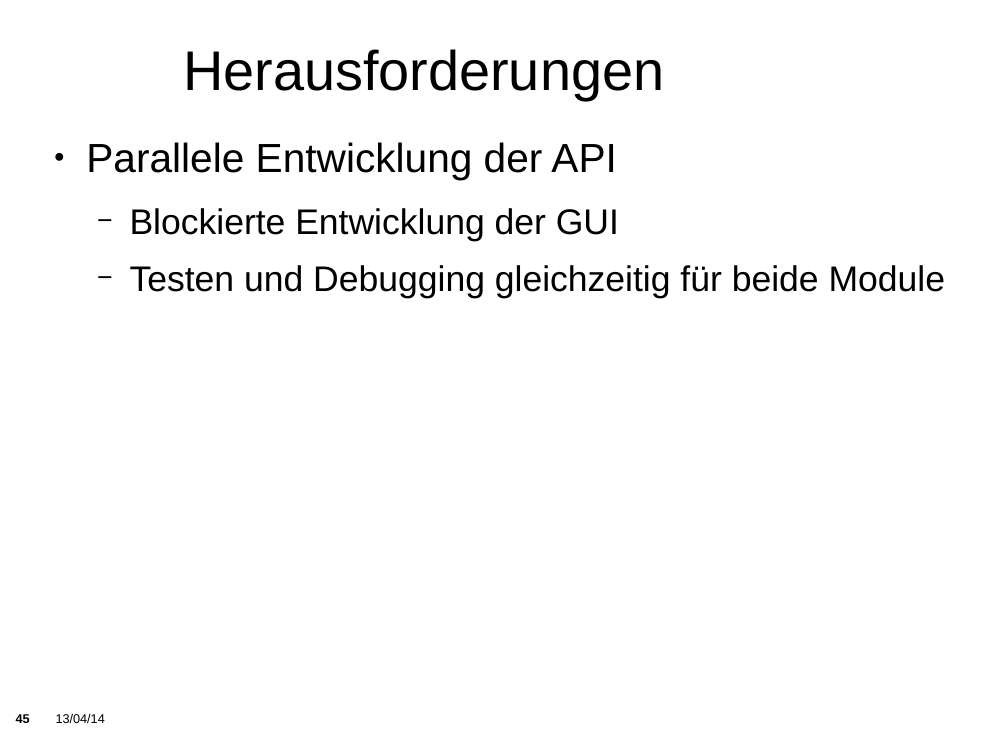
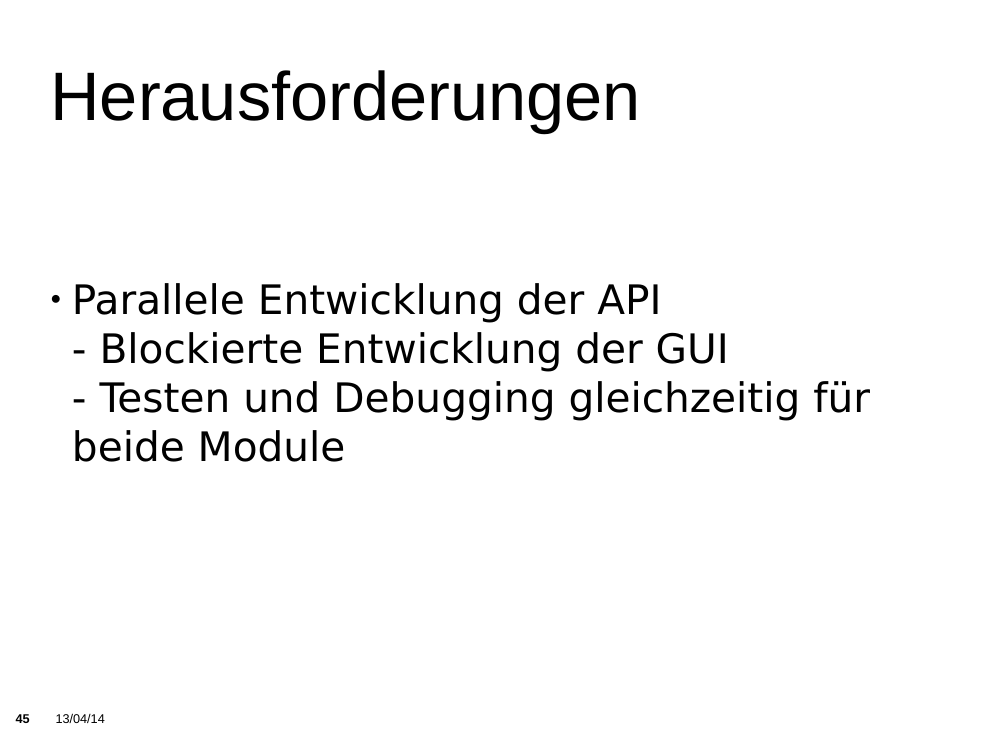
Before and after one commit to KITrokopter/Presentation, a slide deck: slide 45 of PresentationInTotal v0.1.odp. Drawn at 1008x756 pixels with LibreOffice and Linux fonts; fonts in the diff are those of the drawing; background and template pictures are left out. Boxes give left, top, right and bottom in pixels: in the first picture for what was removed or moved away, otherwise in the second. Text is boxed around its words. In the diff, an @@ line names an element or a change of style, - is before the commit and + after.

Commit message:
Fixed GUI layout

```diff
--- a/PresentationInTotal v0.1.odp
+++ b/PresentationInTotal v0.1.odp
@@ title "Herausforderungen": place and size @@
-title "Herausforderungen" at (183, 49, 664, 99)
+title "Herausforderungen" at (50, 70, 641, 134)
@@ title "Herausforderungen" at (50, 70, 641, 134): size 44 to 54 pt; alignment centre to left @@
@@ subtitle "Parallele Entwicklung der API": place and size @@
-subtitle "Parallele Entwicklung der API" at (86, 142, 946, 298)
+subtitle "Parallele Entwicklung der API" at (72, 283, 870, 462)
@@ subtitle "Parallele Entwicklung der API" at (72, 283, 870, 462): vertical alignment top to middle @@
@@ subtitle at (72, 283, 661, 323): font Arial to DejaVu Sans in "Parallele Entwicklung der API"; indent changed; less space between paragraphs @@
@@ subtitle at (72, 332, 870, 462): text changed; size 28 to 32 pt; font Arial to DejaVu Sans @@
-  − Blockierte Entwicklung der GUI
-  − Testen und Debugging gleichzeitig für beide Module
+- Blockierte Entwicklung der GUI
+- Testen und Debugging gleichzeitig für beide Module
```
Also in this commit, not shown: 5 other slides changed.
